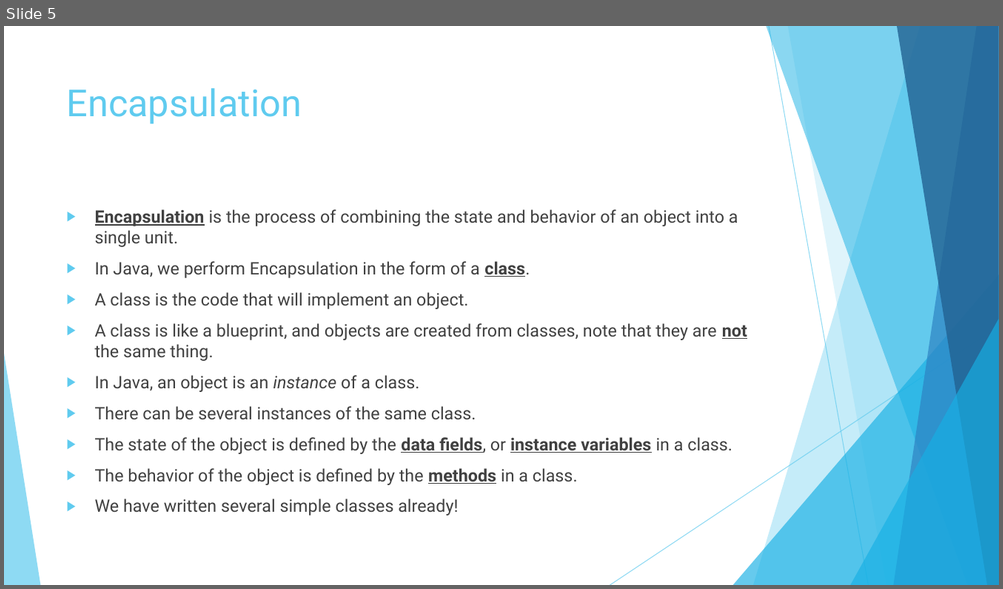
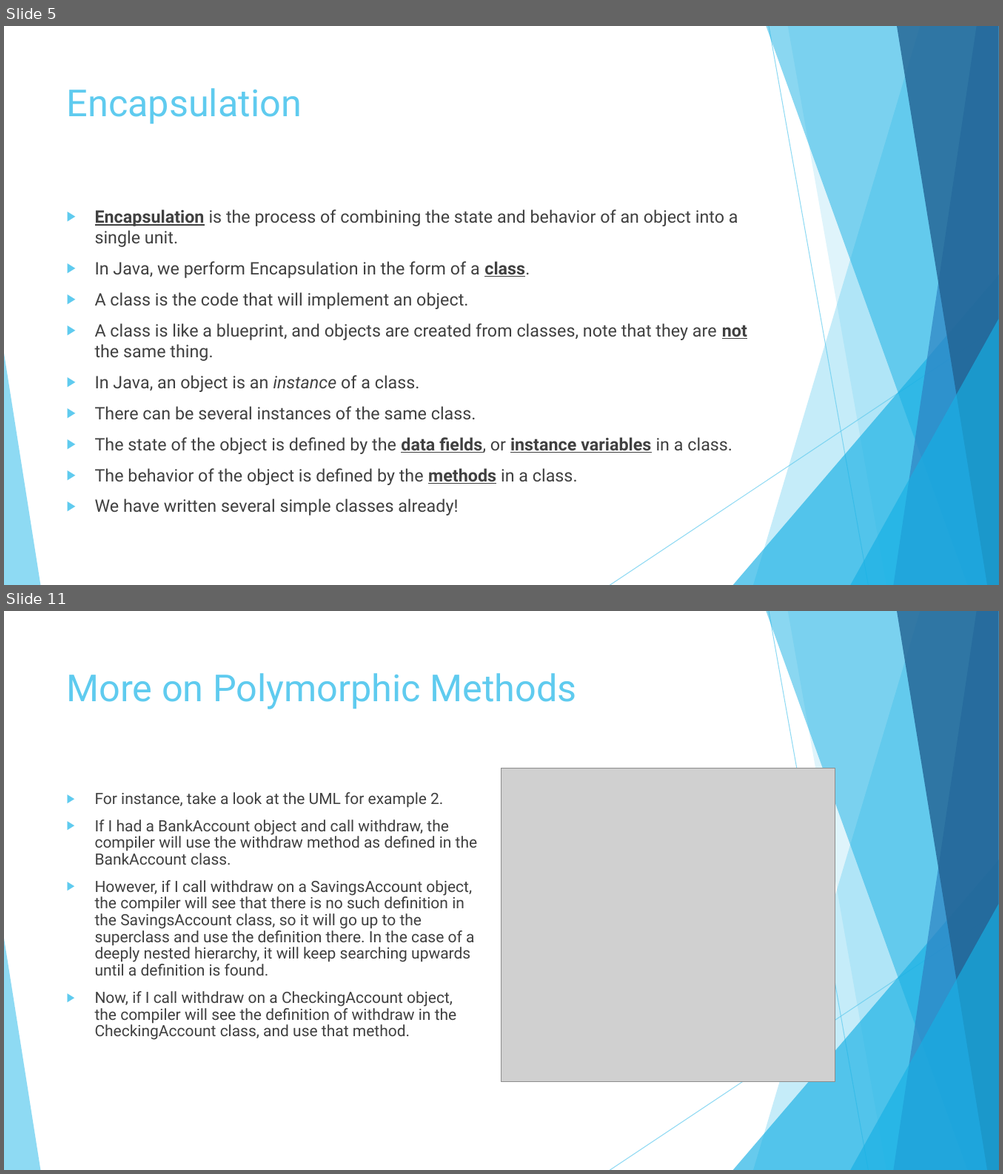
Before and after one commit to JoseRivas1998/Java-Game-Development-For-Absolute-Beginners, a slide deck: Slides/Lesson1.4.pptx. Shown one above the other, each under a label of ours: slide 5 before the commit, slides 5 and 11 after it; the slides between them are not shown. The pictures are 1003x589 and 1003x1174 pixels, drawn with LibreOffice and Linux fonts; fonts in the diff are those of the drawing; grey boxes stand for pictures. Boxes give left, top, right and bottom in pixels: in the first picture for what was removed or moved away, otherwise in the second. Text is boxed around its words. In the diff, an @@ line names an element or a change of style, - is before the commit and + after.

```diff
--- a/Slides/Lesson1.4.pptx
+++ b/Slides/Lesson1.4.pptx
@@ slide 11 added at <box>4,611,999,1170</box>, background #FFFFFF; not listed: 10 template elements that a slide beside it also shows @@
@@ title added at <box>67,673,576,709</box>, 36 pt, text #5FCBEF @@
+More on Polymorphic Methods
@@ picture added at <box>502,769,835,1082</box> @@
@@ text added at <box>95,792,478,1040</box>, 15 pt, text #404040 @@
+▶ For instance, take a look at the UML for example 2.
+▶ If I had a BankAccount object and call withdraw, the compiler will use the withdraw method as defined in the BankAccount class.
+▶ However, if I call withdraw on a SavingsAccount object, the compiler will see that there is no such definition in the SavingsAccount class, so it will go up to the superclass and use the definition there. In the case of a deeply nested hierarchy, it will keep searching upwards until a definition is found.
+▶ Now, if I call withdraw on a CheckingAccount object, the compiler will see the definition of withdraw in the CheckingAccount class, and use that method.
```
Also in this commit, not shown: 2 slides changed, 3 other slides added, 12 other files.
